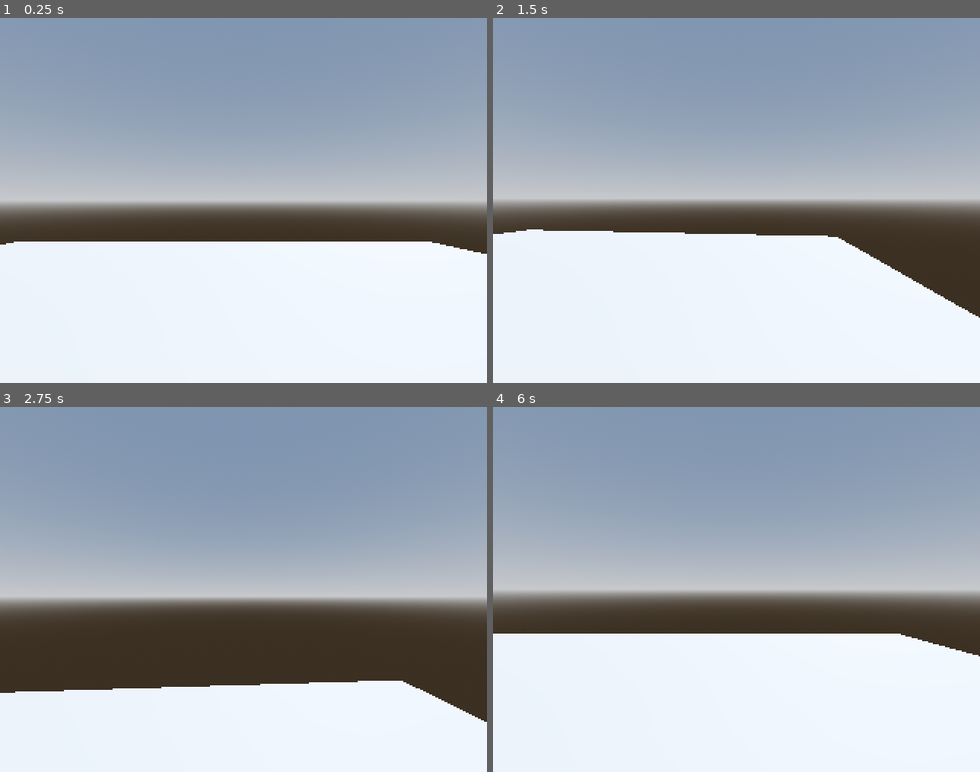
Above: before the commit, frames 1-4 (two rows, left to right).
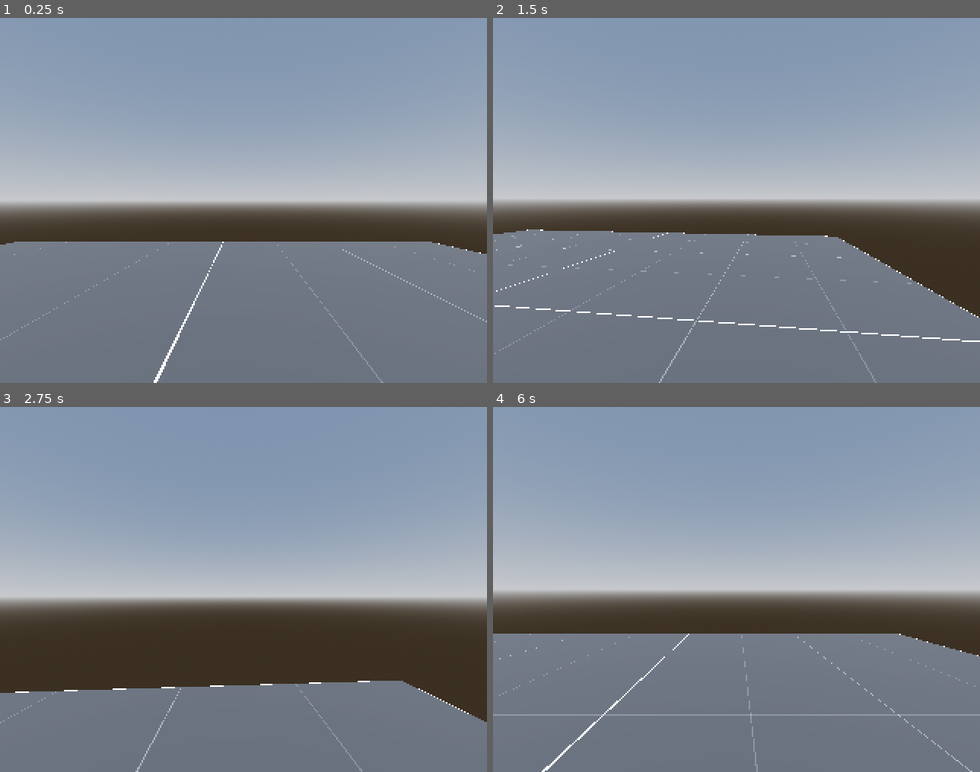
Above: after the commit, the same moments.

Repository: decibone/Project-Horror
Game: Godot game, scene res://Scenes/level_prototype.tscn
The game is run twice, just before and just after one commit, with the same random seed, the same clock (stepped at 60 frames per second) and the same inputs. The project has no main scene, so this scene is started directly.
Inputs (mouse positions are in pixels of both pictures, inside the frame that each line leads up to):
- Up to frame 1 (0.25 s): no input
- Up to frame 2 (1.5 s): tap Enter at 0.5 s; move the mouse to (843, 182) at 0.52 s; hold D (right) 0.53-1.28 s; hold Shift (sprint) 0.53-1.28 s; move the mouse to (712, 200) at 1.27 s; hold W (forward) from 1.28 s (still down); tap Shift (sprint) at 1.35 s
- Up to frame 3 (2.75 s): keep holding W (forward); move the mouse to (253, 582) at 2.02 s; hold Shift (sprint) from 2.03 s (still down)
- Up to frame 4 (6 s): move the mouse to (731, 596) at 2.77 s; release Shift (sprint) at 2.78 s; tap Shift (sprint) at 2.85, 4.35, 5.85 s; tap Space at 3.5, 5 s; move the mouse to (775, 593) at 3.52 s; hold Shift (sprint) 3.53-4.28 s; tap Enter at 4.25, 5.75 s; move the mouse to (697, 585) at 4.27 s; move the mouse to (741, 589) at 5.02 s; hold Shift (sprint) 5.03-5.78 s; move the mouse to (717, 582) at 5.77 s; release W (forward) at 5.78 s; hold D (right) from 5.78 s (still down)

The runs differ from the first frame. In frame 1, 38% of the frame differs, in the area x 0-100%, y 61-100%; in frame 2, 37%; in frame 3, 23%; in frame 4, 37%.

Commit message:
Prototype level

Diff:
--- a/Scenes/level_prototype.tscn
+++ b/Scenes/level_prototype.tscn
@@ -1,5 +1,6 @@
-[gd_scene load_steps=5 format=3 uid="uid://bprgn7drlmj15"]
+[gd_scene load_steps=7 format=3 uid="uid://bprgn7drlmj15"]
 
+[ext_resource type="Texture2D" uid="uid://0j1smleiaaq0" path="res://Assets/Prototype Textures/texture_01.png" id="1_e3dpm"]
 [ext_resource type="PackedScene" uid="uid://dpwrpv7ws6vd7" path="res://Scenes/player.tscn" id="1_p4uqp"]
 
 [sub_resource type="ProceduralSkyMaterial" id="ProceduralSkyMaterial_klcw0"]
@@ -15,6 +16,12 @@
 tonemap_mode = 2
 glow_enabled = true
 
+[sub_resource type="StandardMaterial3D" id="StandardMaterial3D_qootk"]
+albedo_texture = ExtResource("1_e3dpm")
+uv2_triplanar = true
+uv2_world_triplanar = true
+texture_filter = 0
+
 [node name="Level" type="Node3D"]
 
 [node name="WorldEnvironment" type="WorldEnvironment" parent="."]
@@ -27,6 +34,7 @@
 [node name="CSGBox3D" type="CSGBox3D" parent="."]
 use_collision = true
 size = Vector3(10, 0, 10)
+material = SubResource("StandardMaterial3D_qootk")
 
 [node name="Player" parent="." instance=ExtResource("1_p4uqp")]
 transform = Transform3D(1, 0, 0, 0, 1, 0, 0, 0, 1, 0.409196, 1.09882, 0.802217)
Binary file added: Assets/Prototype Textures/texture_01.png
Not shown, added: Assets/Prototype Textures/texture_01.png.import
